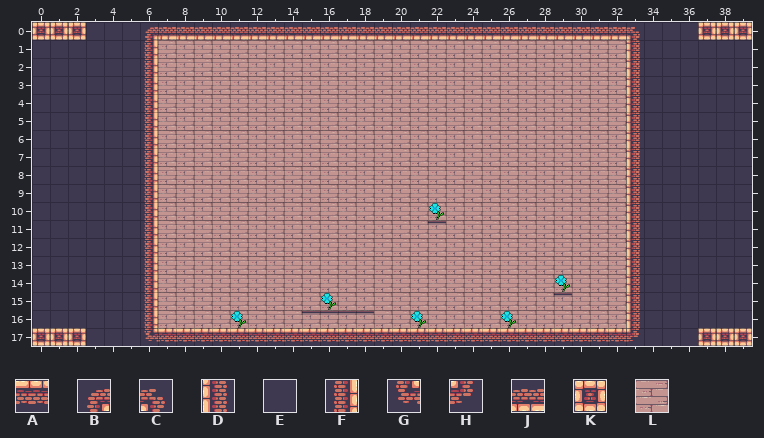
An edit to a level. Tiled map (JSON), ProjetoAGS/maps/fase01.json. Above, as it was before the edit.
Cells are 32x32 px. Shown: x 0..39, y 0..17.
Key: from "cenarioKing": A 21, B 26, C 27, D 39, E 40, F 41, G 45, H 46, J 59, K 100, L 154.
_ is an empty cell.
Objects are placed by their top-left corner, in cells (3,4 is the top-left corner of cell 3,4); size is 1x1 cell unless given.
Layers that did not change in this view are not listed.
Layer "Cenario" before, first column x 0:
 0 KKKEEEBJJJJJJJJJJJJJJJJJJJJJJJJJJCEEEKKK
 1 EEEEEEFLLLLLLLLLLLLLLLLLLLLLLLLLLDEEEEEE
 2 EEEEEEFLLLLLLLLLLLLLLLLLLLLLLLLLLDEEEEEE
 3 EEEEEEFLLLLLLLLLLLLLLLLLLLLLLLLLLDEEEEEE
 4 EEEEEEFLLLLLLLLLLLLLLLLLLLLLLLLLLDEEEEEE
 5 EEEEEEFLLLLLLLLLLLLLLLLLLLLLLLLLLDEEEEEE
 6 EEEEEEFLLLLLLLLLLLLLLLLLLLLLLLLLLDEEEEEE
 7 EEEEEEFLLLLLLLLLLLLLLLLLLLLLLLLLLDEEEEEE
 8 EEEEEEFLLLLLLLLLLLLLLLLLLLLLLLLLLDEEEEEE
 9 EEEEEEFLLLLLLLLLLLLLLLLLLLLLLLLLLDEEEEEE
10 EEEEEEFLLLLLLLLLLLLLLLLLLLLLLLLLLDEEEEEE
11 EEEEEEFLLLLLLLLLLLLLLLLLLLLLLLLLLDEEEEEE
12 EEEEEEFLLLLLLLLLLLLLLLLLLLLLLLLLLDEEEEEE
13 EEEEEEFLLLLLLLLLLLLLLLLLLLLLLLLLLDEEEEEE
14 EEEEEEFLLLLLLLLLLLLLLLLLLLLLLLLLLDEEEEEE
15 EEEEEEFLLLLLLLLLLLLLLLLLLLLLLLLLLDEEEEEE
16 EEEEEEFLLLLLLLLLLLLLLLLLLLLLLLLLLDEEEEEE
17 KKKEEEGAAAAAAAAAAAAAAAAAAAAAAAAAAHEEEKKK
Now the later version:
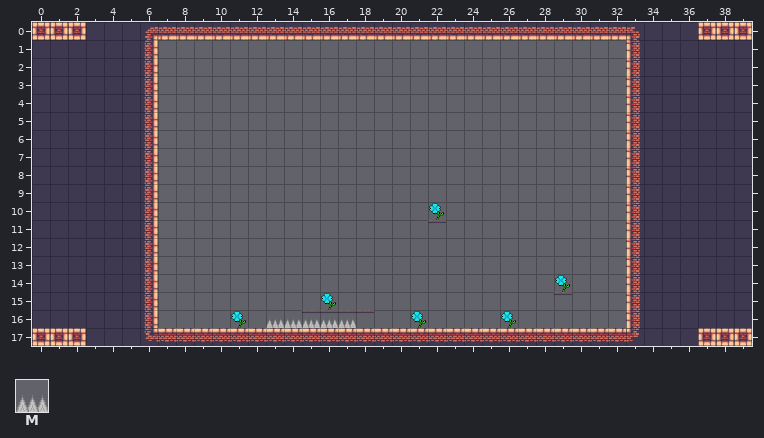
Further tiles: from "spike": M 0.
The edit:
Layer "Espinhos" (added):
A new object: M "espinho" at 13,16.
A new object: M "espinho" at 14,16.
A new object: M "espinho" at 15,16.
A new object: M "espinho" at 16,16.
A new object: M "espinho" at 17,16.
Layer "Cenario":
Tile L is removed in rows 1 to 16 at x 7 to 32.
